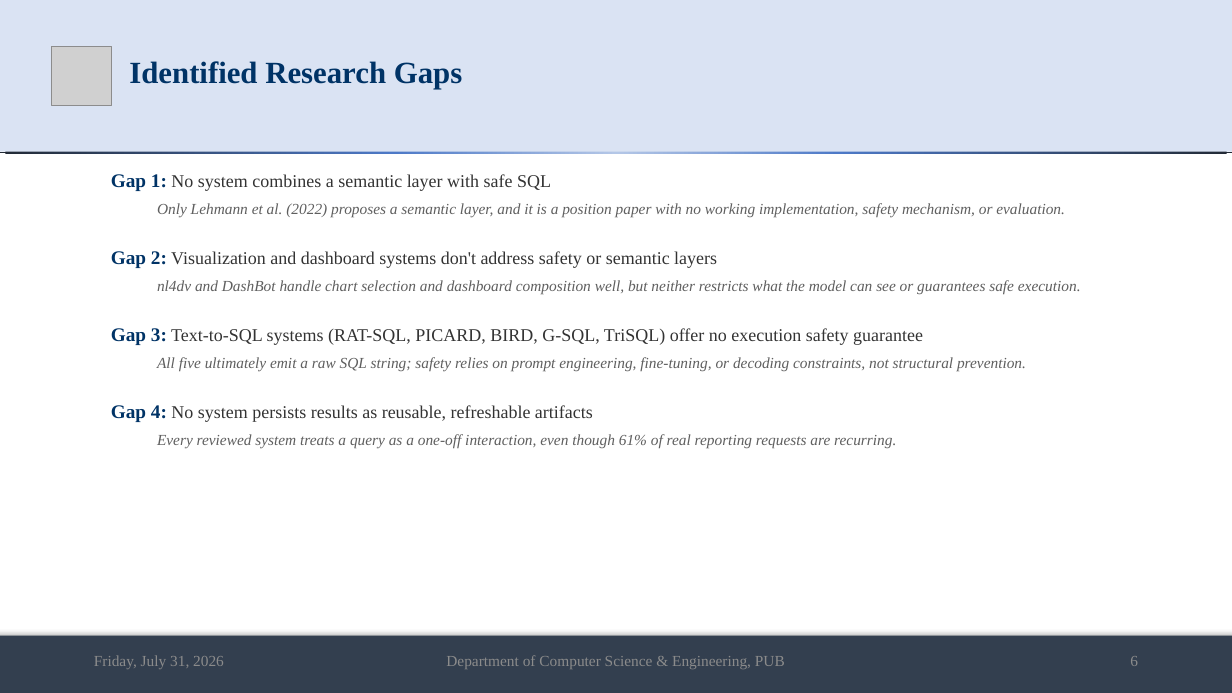
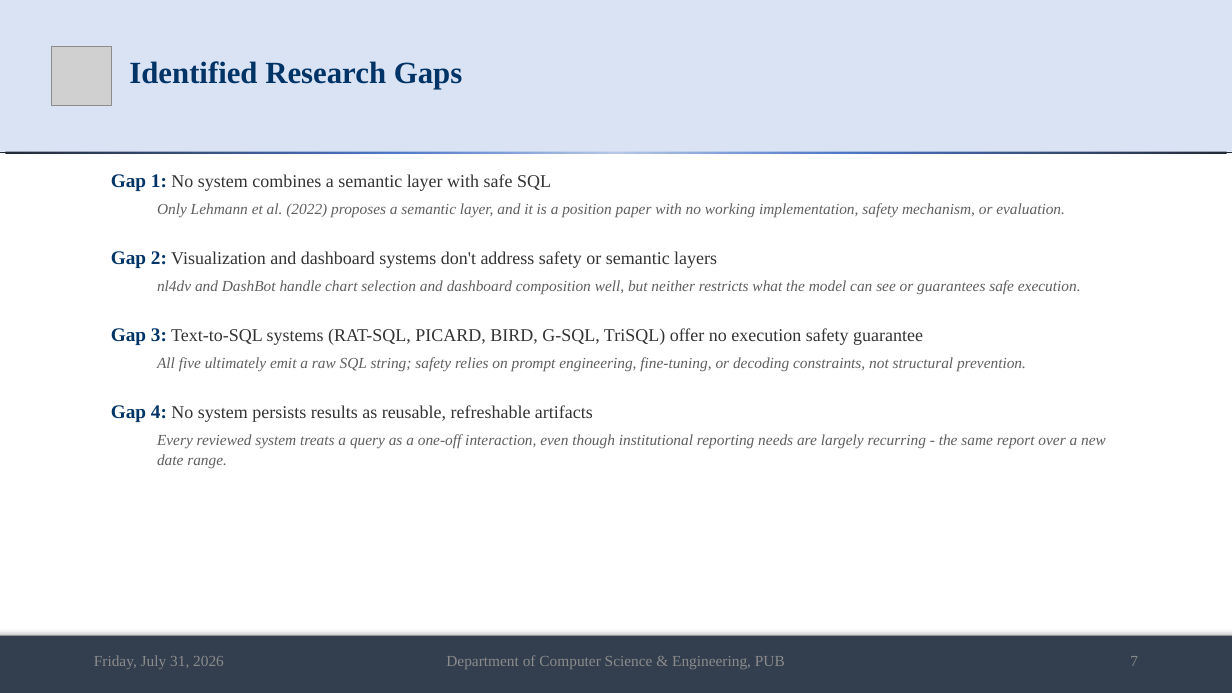
Before and after one commit to md-riaz/AEGIS-Research, a slide deck: slide 7 of docs/scripts/Md_Riaz_Mid_Defense_Final_0322310105101024.pptx (slide 6 before the commit). Drawn at 1232x693 pixels with LibreOffice and Linux fonts; fonts in the diff are those of the drawing; grey boxes stand for pictures. Boxes give left, top, right and bottom in pixels: in the first picture for what was removed or moved away, otherwise in the second. Text is boxed around its words. In the diff, an @@ line names an element or a change of style, - is before the commit and + after.

```diff
--- a/docs/scripts/Md_Riaz_Mid_Defense_Final_0322310105101024.pptx
+++ b/docs/scripts/Md_Riaz_Mid_Defense_Final_0322310105101024.pptx
@@ text at (157, 434, 1106, 468): text changed @@
-Every reviewed system treats a query as a one-off interaction, even though 61% of real reporting requests are recurring.
+Every reviewed system treats a query as a one-off interaction, even though institutional reporting needs are largely recurring - the same report over a new date range.
@@ text at (1130, 656, 1138, 666): text changed @@
-6
+7
```
Also in this commit, not shown: 19 other slides changed, 2 slides added, 2 other files.
